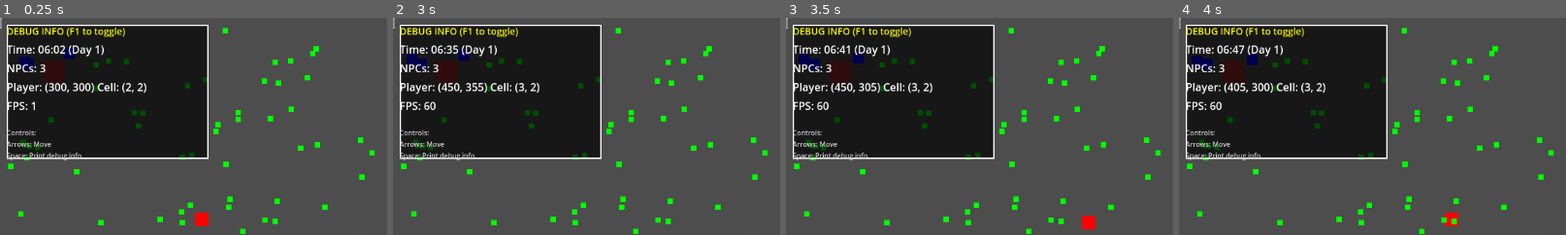
Above: before the commit, frames 1-4 (left to right).
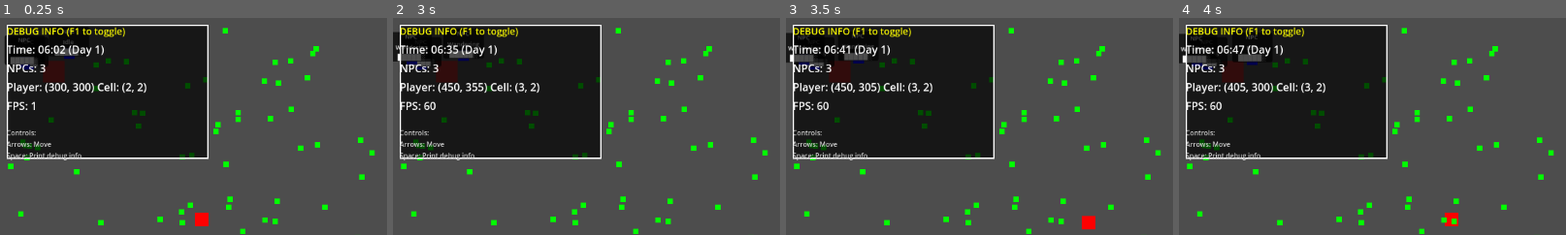
Above: after the commit, the same moments.

Repository: DIM-andy/2dlivingworld
Game: Godot game, scene res://scenes/MainWorld.tscn
The game is run twice, just before and just after one commit, with the same random seed, the same clock (stepped at 60 frames per second) and the same inputs.
Inputs:
- Up to frame 1 (0.25 s): no input
- Up to frame 2 (3 s): tap Enter (ui_accept) at 0.5, 0.77, 1.52 s; hold Right (ui_right) 0.53-1.28 s; hold Down (ui_down) 1.28-2.03 s; hold Right (ui_right) 2.03-2.78 s; hold Up (ui_up) from 2.78 s (still down)
- Up to frame 3 (3.5 s): keep holding Up (ui_up); tap Enter (ui_accept) at 3.02 s
- Up to frame 4 (4 s): release Up (ui_up) at 3.53 s; hold Left (ui_left) from 3.53 s (still down); tap Enter (ui_accept) at 3.77 s
The pictures show only the part of the screen within x 0-50%, y 0-50%; the shares and areas given below are measured in that part.

The runs differ from the first frame. In frame 1, 0.5% of the frame differs, in the area x 0-21%, y 0-23%; in frame 2, 0.8%, in the area x 0-23%, y 0-23%; in frame 3, 0.8%; in frame 4, 0.8%.

Commit message:
Fixed UI elements
-NPC energy bars now show properly
-simplified bars to be generated within the NPC scene itself

Diff:
--- a/scripts/GameUI.gd
+++ b/scripts/GameUI.gd
@@ -2,7 +2,6 @@
 class_name GameUI
 
 @onready var debug_panel: DebugPanel
-@onready var npc_label_container: Control
 
 var world_manager: WorldManager
 var time_system: TimeSystem
@@ -11,12 +10,6 @@
 	# Create debug panel
 	debug_panel = DebugPanel.new()
 	add_child(debug_panel)
-
-	# Create container for NPC labels
-	npc_label_container = Control.new()
-	npc_label_container.set_anchors_and_offsets_preset(Control.PRESET_FULL_RECT)
-	npc_label_container.mouse_filter = Control.MOUSE_FILTER_IGNORE  # Don't block clicks
-	add_child(npc_label_container)
 
 	# Find world manager and time system
 	call_deferred("setup_connections")
@@ -29,25 +22,11 @@
 			debug_panel.setup(world_manager, time_system)
 
 func _process(delta):
-	if world_manager:
-		update_npc_labels()
-
 	# Toggle debug panel with F1
 	if Input.is_action_just_pressed("ui_select"):  # F1 key
 		debug_panel.toggle_visibility()
 
 func update_npc_labels():
-	# Clear existing labels
-	for child in npc_label_container.get_children():
-		child.queue_free()
-
-	# Add labels for all active NPCs
-	if world_manager.npc_manager:
-		for npc in world_manager.npc_manager.active_npcs:
-			if is_instance_valid(npc) and npc.is_inside_tree():
-				create_npc_label(npc)
-
-func create_npc_label(npc: NPC):
-	var label = NPCStateLabel.new()
-	label.setup(npc, get_viewport().get_camera_2d())
-	npc_label_container.add_child(label)
+	# This is now handled by individual NPCs
+	# We'll move the label creation to the NPCs themselves
+	pass
--- a/scripts/NPC.gd
+++ b/scripts/NPC.gd
@@ -12,12 +12,16 @@
 @export var npc_name: String = "NPC"
 @export var move_speed: float = 50.0
 @export var interaction_range: float = 32.0
+@export var show_debug_label: bool = true
 
 var current_state: AIState = AIState.IDLE
 var current_cell: WorldCell
 var target_position: Vector2
 var state_timer: float = 0.0
 
+# UI
+var debug_label: Label
+
 # AI/Behavior variables
 var wander_radius: float = 64.0
 var home_position: Vector2
@@ -37,6 +41,10 @@
 	# Create visual representation
 	create_visual()
 	create_collision()
+
+	# Create debug label
+	if show_debug_label:
+		create_debug_label()
 
 func setup_in_cell(cell: WorldCell):
 	current_cell = cell
@@ -56,6 +64,47 @@
 	shape.radius = 8.0
 	collision.shape = shape
 	add_child(collision)
+
+func create_debug_label():
+	debug_label = Label.new()
+	debug_label.add_theme_font_size_override("font_size", 9)
+	debug_label.add_theme_color_override("font_color", Color.WHITE)
+	debug_label.horizontal_alignment = HORIZONTAL_ALIGNMENT_CENTER
+	debug_label.position = Vector2(-30, -40)  # Position above NPC
+	debug_label.size = Vector2(60, 30)
+
+	# Add background
+	var style_box = StyleBoxFlat.new()
+	style_box.bg_color = Color(0, 0, 0, 0.7)
+	style_box.corner_radius_bottom_left = 3
+	style_box.corner_radius_bottom_right = 3
+	style_box.corner_radius_top_left = 3
+	style_box.corner_radius_top_right = 3
+	debug_label.add_theme_stylebox_override("normal", style_box)
+
+	add_child(debug_label)
+	update_debug_label()
+
+func update_debug_label():
+	if not debug_label:
+		return
+
+	var state_text = get_state_name()
+	var energy_bar = create_energy_bar(energy)
+	debug_label.text = "%s\n%s\n%s" % [npc_name, state_text, energy_bar]
+
+func create_energy_bar(energy_value: float) -> String:
+	var bar_length = 6
+	var filled_length = int((energy_value / 100.0) * bar_length)
+	var bar = ""
+
+	for i in bar_length:
+		if i < filled_length:
+			bar += "█"
+		else:
+			bar += "░"
+
+	return bar
 
 func update_ai(delta: float):
 	state_timer += delta
@@ -75,6 +124,10 @@
 	# Update needs over time
 	energy -= delta * 2.0  # Lose energy over time
 	energy = max(0.0, energy)
+
+	# Update debug display
+	if show_debug_label:
+		update_debug_label()
 
 func handle_idle_state(delta: float):
 	if state_timer > randf_range(2.0, 5.0):  # Wait 2-5 seconds
--- a/scripts/NPCStateLabel.gd
+++ /dev/null
@@ -1,71 +0,0 @@
-extends Label
-class_name NPCStateLabel
-
-var target_npc: NPC
-var camera: Camera2D
-var offset: Vector2 = Vector2(0, -25)  # Offset above NPC
-
-func setup(npc: NPC, cam: Camera2D):
-	target_npc = npc
-	camera = cam
-
-	# Label styling
-	add_theme_font_size_override("font_size", 10)
-	add_theme_color_override("font_color", Color.WHITE)
-
-	# Add background
-	var style_box = StyleBoxFlat.new()
-	style_box.bg_color = Color(0, 0, 0, 0.6)
-	style_box.border_width_left = 1
-	style_box.border_width_right = 1
-	style_box.border_width_top = 1
-	style_box.border_width_bottom = 1
-	style_box.border_color = Color.GRAY
-	add_theme_stylebox_override("normal", style_box)
-
-	# Center the text
-	horizontal_alignment = HORIZONTAL_ALIGNMENT_CENTER
-
-func _process(delta):
-	if not is_instance_valid(target_npc) or not target_npc.is_inside_tree():
-		queue_free()
-		return
-
-	update_position()
-	update_text()
-
-func update_position():
-	if not camera:
-		return
-
-	# Convert NPC world position to screen position
-	var npc_screen_pos = camera.to_local(target_npc.global_position)
-	var viewport_size = get_viewport().get_visible_rect().size
-	var camera_zoom = camera.zoom
-
-	# Calculate screen position accounting for camera zoom and position
-	var screen_pos = (npc_screen_pos * camera_zoom) + (viewport_size * 0.5)
-	screen_pos += offset * camera_zoom
-
-	# Set label position
-	position = screen_pos
-	# Center the label on the position
-	position.x -= size.x * 0.5
-
-func update_text():
-	var state_text = target_npc.get_state_name()
-	var energy_bar = create_energy_bar(target_npc.energy)
-	text = "%s\n%s\nE:%s" % [target_npc.npc_name, state_text, energy_bar]
-
-func create_energy_bar(energy: float) -> String:
-	var bar_length = 8
-	var filled_length = int((energy / 100.0) * bar_length)
-	var bar = ""
-
-	for i in bar_length:
-		if i < filled_length:
-			bar += "█"
-		else:
-			bar += "░"
-
-	return bar
